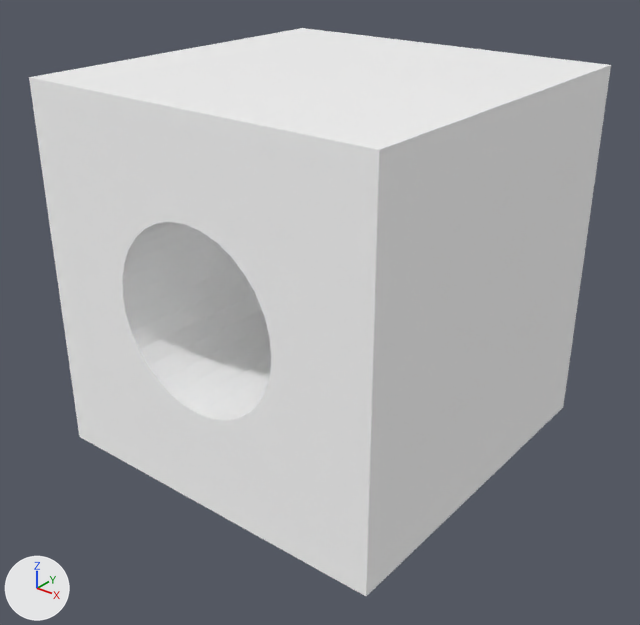
The glTF model models/test/gltf/cube.gltf, before and after one commit.
One viewpoint serves both versions: a 50 mm lens placed at (2.69, -3.44, 2.8), pointed at (0.03, -0.12, 0.74). The lights are fixed; the arrows at lower left show +X, +Y and +Z. Where no turn or scale is listed for an object, it has been applied to the vertices.
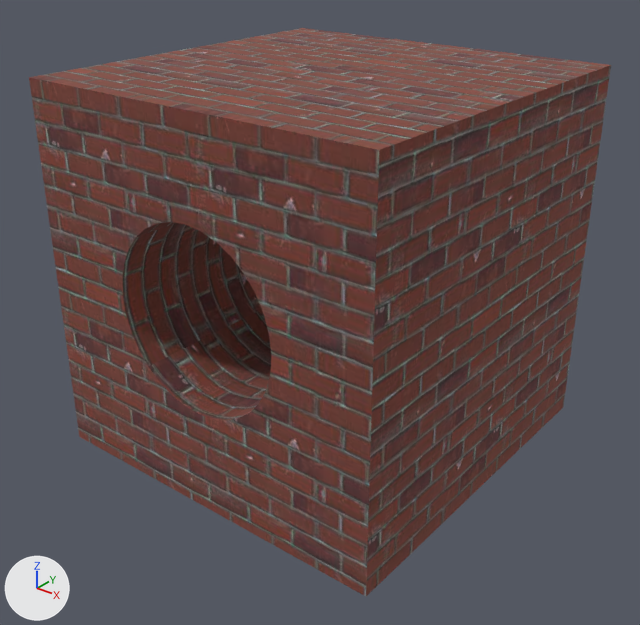
The change in detail:
Picture 'brick' (img_brick) is new.
In material 'Material.001' (mat_material_001), base_color is no longer (1.0, 1.0, 1.0), white #ffffff.
In material 'Material.001' (mat_material_001), texture is now set to img_brick.

Where the change shows, as pixel boxes (x1, y1, x2, y2) in the pictures (640 x 625 px):
'Cube', surface changed (white to brown): (29, 28, 611, 596) in both
